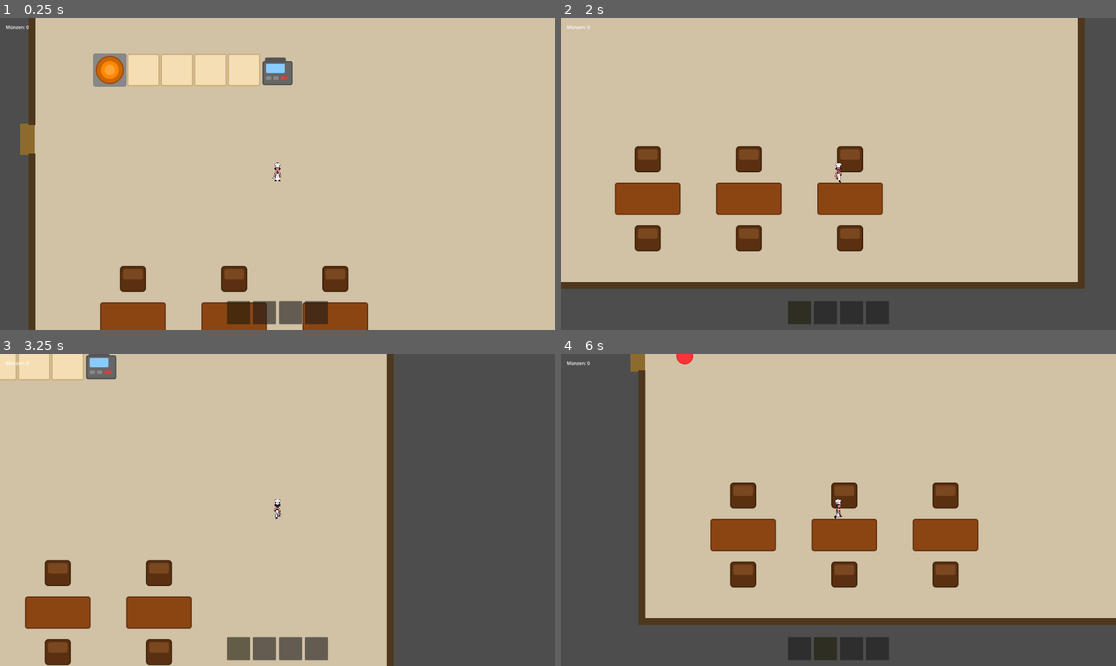
Above: before the commit, frames 1-4 (two rows, left to right).
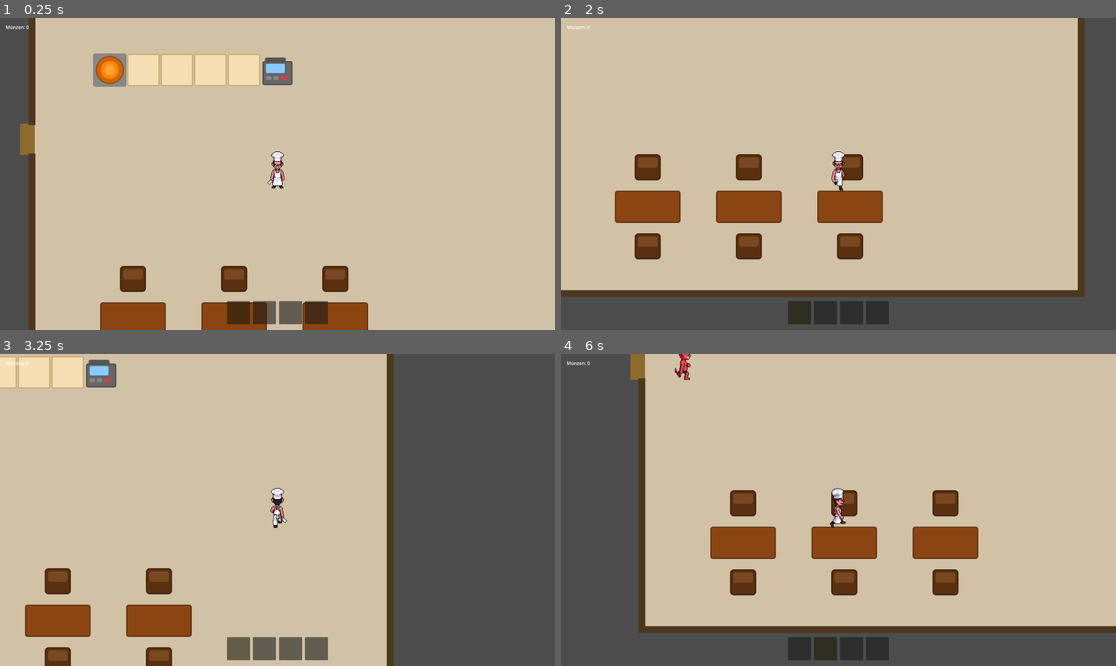
Above: after the commit, the same moments.

Repository: Grakvaloth/be-your-own-food
Game: Godot game, scene res://scenes/Main.tscn
Same seed, same stepped clock (60 frames per second), same inputs: the game is played once before the commit and once after it.
Inputs (mouse positions are in pixels of both pictures, inside the frame that each line leads up to):
- Up to frame 1 (0.25 s): no input
- Up to frame 2 (2 s): tap Enter at 0.5 s; move the mouse to (960, 158) at 0.52 s; hold D (menu_right) 0.53-1.28 s; tap Space (attack) at 0.6 s; move the mouse to (727, 189) at 1.27 s; hold S (menu_down) from 1.28 s (still down); tap E (interact) at 1.35 s
- Up to frame 3 (3.25 s): move the mouse to (333, 441) at 2.02 s; release S (menu_down) at 2.03 s; hold D (menu_right) 2.03-2.78 s; tap Q (interact_alt) at 2.1 s; move the mouse to (249, 572) at 2.77 s; hold W (menu_up) from 2.78 s (still down); tap F (open_fridge) at 2.85 s
- Up to frame 4 (6 s): move the mouse to (1005, 556) at 3.52 s; release W (menu_up) at 3.53 s; hold A (menu_left) 3.53-5.03 s; tap one key every 0.75 s from 3.6 s: Mouse wheel down (scroll_down) Mouse wheel up (scroll_up) 1 (slot_1) 2 (slot_2); move the mouse to (672, 463) at 4.27 s; move the mouse to (866, 510) at 5.02 s; hold S (menu_down) 5.03-5.78 s; move the mouse to (755, 432) at 5.77 s; hold D (menu_right) from 5.78 s (still down)

The runs differ from the first frame. In frame 1, 0.2% of the frame differs, in the area x 48-52%, y 42-55%; in frame 2, 9.1%, in the area x 0-95%, y 40-90%; in frame 3, 4.0%; in frame 4, 8.8%.

Commit message:
Add animated guest sprite, double player and guest size
- Gast-Sprite: AnimatedSprite2D mit idle/walk in 4 Richtungen (92x92px, 2x skaliert)
- Toter Gast dreht sich 90° (liegend), grau → braun wenn nicht mehr frisch
- Kollisionsradien verdoppelt: Gast und Player 28→56
- Player: InteractArea 60→120, AttackArea 60→120, Angriffs-Offsets 70→140
- Assets aus Small_cute_demon_monster_restaurant_guest_cartoon kopiert

Co-Authored-By: Claude Sonnet 4.6 <noreply@anthropic.com>

Diff:
--- /dev/null
+++ b/assets/guest_sprite/guest_frames.tres
@@ -0,0 +1,157 @@
+[gd_resource type="SpriteFrames" load_steps=29 format=3]
+
+[ext_resource type="Texture2D" path="res://assets/guest_sprite/rotations/south.png" id="1"]
+[ext_resource type="Texture2D" path="res://assets/guest_sprite/rotations/north.png" id="2"]
+[ext_resource type="Texture2D" path="res://assets/guest_sprite/rotations/east.png" id="3"]
+[ext_resource type="Texture2D" path="res://assets/guest_sprite/rotations/west.png" id="4"]
+[ext_resource type="Texture2D" path="res://assets/guest_sprite/animations/animation-04527d1d/east/frame_000.png" id="5"]
+[ext_resource type="Texture2D" path="res://assets/guest_sprite/animations/animation-04527d1d/east/frame_001.png" id="6"]
+[ext_resource type="Texture2D" path="res://assets/guest_sprite/animations/animation-04527d1d/east/frame_002.png" id="7"]
+[ext_resource type="Texture2D" path="res://assets/guest_sprite/animations/animation-04527d1d/east/frame_003.png" id="8"]
+[ext_resource type="Texture2D" path="res://assets/guest_sprite/animations/animation-04527d1d/east/frame_004.png" id="9"]
+[ext_resource type="Texture2D" path="res://assets/guest_sprite/animations/animation-04527d1d/east/frame_005.png" id="10"]
+[ext_resource type="Texture2D" path="res://assets/guest_sprite/animations/animation-04527d1d/south/frame_000.png" id="11"]
+[ext_resource type="Texture2D" path="res://assets/guest_sprite/animations/animation-04527d1d/south/frame_001.png" id="12"]
+[ext_resource type="Texture2D" path="res://assets/guest_sprite/animations/animation-04527d1d/south/frame_002.png" id="13"]
+[ext_resource type="Texture2D" path="res://assets/guest_sprite/animations/animation-04527d1d/south/frame_003.png" id="14"]
+[ext_resource type="Texture2D" path="res://assets/guest_sprite/animations/animation-04527d1d/south/frame_004.png" id="15"]
+[ext_resource type="Texture2D" path="res://assets/guest_sprite/animations/animation-04527d1d/south/frame_005.png" id="16"]
+[ext_resource type="Texture2D" path="res://assets/guest_sprite/animations/animation-04527d1d/north/frame_000.png" id="17"]
+[ext_resource type="Texture2D" path="res://assets/guest_sprite/animations/animation-04527d1d/north/frame_001.png" id="18"]
+[ext_resource type="Texture2D" path="res://assets/guest_sprite/animations/animation-04527d1d/north/frame_002.png" id="19"]
+[ext_resource type="Texture2D" path="res://assets/guest_sprite/animations/animation-04527d1d/north/frame_003.png" id="20"]
+[ext_resource type="Texture2D" path="res://assets/guest_sprite/animations/animation-04527d1d/north/frame_004.png" id="21"]
+[ext_resource type="Texture2D" path="res://assets/guest_sprite/animations/animation-04527d1d/north/frame_005.png" id="22"]
+[ext_resource type="Texture2D" path="res://assets/guest_sprite/animations/animation-04527d1d/west/frame_000.png" id="23"]
+[ext_resource type="Texture2D" path="res://assets/guest_sprite/animations/animation-04527d1d/west/frame_001.png" id="24"]
+[ext_resource type="Texture2D" path="res://assets/guest_sprite/animations/animation-04527d1d/west/frame_002.png" id="25"]
+[ext_resource type="Texture2D" path="res://assets/guest_sprite/animations/animation-04527d1d/west/frame_003.png" id="26"]
+[ext_resource type="Texture2D" path="res://assets/guest_sprite/animations/animation-04527d1d/west/frame_004.png" id="27"]
+[ext_resource type="Texture2D" path="res://assets/guest_sprite/animations/animation-04527d1d/west/frame_005.png" id="28"]
+
+[resource]
+animations = [{
+"frames": [{
+"duration": 1.0,
+"texture": ExtResource("3")
+}],
+"loop": true,
+"name": &"idle_east",
+"speed": 1.0
+}, {
+"frames": [{
+"duration": 1.0,
+"texture": ExtResource("2")
+}],
+"loop": true,
+"name": &"idle_north",
+"speed": 1.0
+}, {
+"frames": [{
+"duration": 1.0,
+"texture": ExtResource("1")
+}],
+"loop": true,
+"name": &"idle_south",
+"speed": 1.0
+}, {
+"frames": [{
+"duration": 1.0,
+"texture": ExtResource("4")
+}],
+"loop": true,
+"name": &"idle_west",
+"speed": 1.0
+}, {
+"frames": [{
+"duration": 1.0,
+"texture": ExtResource("5")
+}, {
+"duration": 1.0,
+"texture": ExtResource("6")
+}, {
+"duration": 1.0,
+"texture": ExtResource("7")
+}, {
+"duration": 1.0,
+"texture": ExtResource("8")
+}, {
+"duration": 1.0,
+"texture": ExtResource("9")
+}, {
+"duration": 1.0,
+"texture": ExtResource("10")
+}],
+"loop": true,
+"name": &"walk_east",
+"speed": 8.0
+}, {
+"frames": [{
+"duration": 1.0,
+"texture": ExtResource("17")
+}, {
+"duration": 1.0,
+"texture": ExtResource("18")
+}, {
+"duration": 1.0,
+"texture": ExtResource("19")
+}, {
+"duration": 1.0,
+"texture": ExtResource("20")
+}, {
+"duration": 1.0,
+"texture": ExtResource("21")
+}, {
+"duration": 1.0,
+"texture": ExtResource("22")
+}],
+"loop": true,
+"name": &"walk_north",
+"speed": 8.0
+}, {
+"frames": [{
+"duration": 1.0,
+"texture": ExtResource("11")
+}, {
+"duration": 1.0,
+"texture": ExtResource("12")
+}, {
+"duration": 1.0,
+"texture": ExtResource("13")
+}, {
+"duration": 1.0,
+"texture": ExtResource("14")
+}, {
+"duration": 1.0,
+"texture": ExtResource("15")
+}, {
+"duration": 1.0,
+"texture": ExtResource("16")
+}],
+"loop": true,
+"name": &"walk_south",
+"speed": 8.0
+}, {
+"frames": [{
+"duration": 1.0,
+"texture": ExtResource("23")
+}, {
+"duration": 1.0,
+"texture": ExtResource("24")
+}, {
+"duration": 1.0,
+"texture": ExtResource("25")
+}, {
+"duration": 1.0,
+"texture": ExtResource("26")
+}, {
+"duration": 1.0,
+"texture": ExtResource("27")
+}, {
+"duration": 1.0,
+"texture": ExtResource("28")
+}],
+"loop": true,
+"name": &"walk_west",
+"speed": 8.0
+}]
--- /dev/null
+++ b/assets/guest_sprite/metadata.json
@@ -0,0 +1,61 @@
+{
+  "character": {
+    "id": "cda781de-2721-4cae-b2e8-00a25fca32f3",
+    "name": "Small cute demon monster restaurant guest, cartoon comic style, tiny horns, big hungry eyes, sitting pose, 2D game sprite, transparent background, 64x64 pixels, multiple animation frames: idle, walk, sit",
+    "prompt": "Small cute demon monster restaurant guest, cartoon comic style, tiny horns, big hungry eyes, sitting pose, 2D game sprite, transparent background, 64x64 pixels, multiple animation frames: idle, walk, sit",
+    "size": {
+      "width": 92,
+      "height": 92
+    },
+    "template_id": "mannequin",
+    "directions": 4,
+    "view": "high top-down",
+    "created_at": "2026-04-18T11:54:58.418096+00:00"
+  },
+  "frames": {
+    "rotations": {
+      "south": "rotations/south.png",
+      "west": "rotations/west.png",
+      "east": "rotations/east.png",
+      "north": "rotations/north.png"
+    },
+    "animations": {
+      "animation-04527d1d": {
+        "east": [
+          "animations/animation-04527d1d/east/frame_000.png",
+          "animations/animation-04527d1d/east/frame_001.png",
+          "animations/animation-04527d1d/east/frame_002.png",
+          "animations/animation-04527d1d/east/frame_003.png",
+          "animations/animation-04527d1d/east/frame_004.png",
+          "animations/animation-04527d1d/east/frame_005.png"
+        ],
+        "west": [
+          "animations/animation-04527d1d/west/frame_000.png",
+          "animations/animation-04527d1d/west/frame_001.png",
+          "animations/animation-04527d1d/west/frame_002.png",
+          "animations/animation-04527d1d/west/frame_003.png",
+          "animations/animation-04527d1d/west/frame_004.png",
+          "animations/animation-04527d1d/west/frame_005.png"
+        ],
+        "north": [
+          "animations/animation-04527d1d/north/frame_000.png",
+          "animations/animation-04527d1d/north/frame_001.png",
+          "animations/animation-04527d1d/north/frame_002.png",
+          "animations/animation-04527d1d/north/frame_003.png",
+          "animations/animation-04527d1d/north/frame_004.png",
+          "animations/animation-04527d1d/north/frame_005.png"
+        ],
+        "south": [
+          "animations/animation-04527d1d/south/frame_000.png",
+          "animations/animation-04527d1d/south/frame_001.png",
+          "animations/animation-04527d1d/south/frame_002.png",
+          "animations/animation-04527d1d/south/frame_003.png",
+          "animations/animation-04527d1d/south/frame_004.png",
+          "animations/animation-04527d1d/south/frame_005.png"
+        ]
+      }
+    }
+  },
+  "export_version": "2.0",
+  "export_date": "2026-04-18T12:05:58.624287"
+}
--- a/scenes/Guest.tscn
+++ b/scenes/Guest.tscn
@@ -1,6 +1,6 @@
 [gd_scene load_steps=8 format=3]
 
-[ext_resource type="Texture2D" path="res://assets/guest.svg" id="1_guest1"]
+[ext_resource type="SpriteFrames" path="res://assets/guest_sprite/guest_frames.tres" id="1_guest1"]
 [ext_resource type="Script" path="res://scripts/guest.gd" id="2_guest1"]
 [ext_resource type="Texture2D" path="res://assets/order_bubble.svg" id="3_guest1"]
 [ext_resource type="Texture2D" path="res://assets/bun.svg" id="4_guest1"]
@@ -9,15 +9,18 @@
 [ext_resource type="Script" path="res://scripts/cook_bar.gd" id="7_guest1"]
 
 [sub_resource type="CircleShape2D" id="CircleShape2D_guest1"]
-radius = 28.0
+radius = 56.0
 
 [node name="Guest" type="CharacterBody2D"]
 collision_layer = 4
 collision_mask = 2
 script = ExtResource("2_guest1")
 
-[node name="Sprite2D" type="Sprite2D" parent="."]
-texture = ExtResource("1_guest1")
+[node name="AnimatedSprite2D" type="AnimatedSprite2D" parent="."]
+scale = Vector2(2, 2)
+sprite_frames = ExtResource("1_guest1")
+animation = &"idle_south"
+autoplay = "idle_south"
 
 [node name="CollisionShape2D" type="CollisionShape2D" parent="."]
 shape = SubResource("CircleShape2D_guest1")
@@ -28,7 +31,7 @@
 target_desired_distance = 24.0
 
 [node name="OrderBubble" type="Node2D" parent="."]
-position = Vector2(0, -64)
+position = Vector2(0, -128)
 visible = false
 
 [node name="Bubble" type="Sprite2D" parent="OrderBubble"]
@@ -56,11 +59,11 @@
 visible = false
 
 [node name="TimerBar" type="Node2D" parent="."]
-position = Vector2(0, 50)
+position = Vector2(0, 70)
 script = ExtResource("7_guest1")
 visible = false
 
 [node name="FreshnessBar" type="Node2D" parent="."]
-position = Vector2(0, 62)
+position = Vector2(0, 86)
 script = ExtResource("7_guest1")
 visible = false
--- a/scenes/Player.tscn
+++ b/scenes/Player.tscn
@@ -4,13 +4,13 @@
 [ext_resource type="Script" path="res://scripts/player.gd" id="2_play1"]
 
 [sub_resource type="CircleShape2D" id="CircleShape2D_play1"]
-radius = 28.0
+radius = 56.0
 
 [sub_resource type="CircleShape2D" id="CircleShape2D_play2"]
-radius = 60.0
+radius = 120.0
 
 [sub_resource type="RectangleShape2D" id="RectShape_attack"]
-size = Vector2(60, 60)
+size = Vector2(120, 120)
 
 [node name="Player" type="CharacterBody2D"]
 collision_layer = 1
@@ -18,6 +18,7 @@
 script = ExtResource("2_play1")
 
 [node name="AnimatedSprite2D" type="AnimatedSprite2D" parent="."]
+scale = Vector2(2, 2)
 sprite_frames = ExtResource("1_play1")
 animation = &"idle_south"
 autoplay = "idle_south"
--- a/scripts/guest.gd
+++ b/scripts/guest.gd
@@ -20,6 +20,9 @@
 var _freshness := FRESHNESS_DURATION
 var _served := false
 var _at_aisle := false
+var _facing := "south"
+
+@onready var _anim: AnimatedSprite2D = $AnimatedSprite2D
 
 func _ready() -> void:
 	$OrderBubble.visible = false
@@ -33,6 +36,7 @@
 		State.WAITING:
 			velocity = Vector2.ZERO
 			move_and_slide()
+			_update_animation(false)
 			if queue_index == 0:
 				_wait_timer -= delta
 				_update_timer_bar()
@@ -41,6 +45,7 @@
 		State.EATING:
 			velocity = Vector2.ZERO
 			move_and_slide()
+			_update_animation(false)
 			_wait_timer -= delta
 			_update_timer_bar()
 			if _wait_timer <= 0.0:
@@ -48,6 +53,7 @@
 		State.DINING:
 			velocity = Vector2.ZERO
 			move_and_slide()
+			_update_animation(false)
 			_eat_timer -= delta
 			if _eat_timer <= 0.0:
 				$FoodSprite.visible = false
@@ -60,6 +66,11 @@
 				_freshness -= delta
 				_update_freshness_bar()
 
+func _update_animation(moving: bool) -> void:
+	if state == State.DEAD:
+		return
+	_anim.play(("walk_" if moving else "idle_") + _facing)
+
 func take_damage(amount: int) -> void:
 	if state == State.DEAD:
 		return
@@ -76,7 +87,9 @@
 	$OrderBubble.visible = false
 	$FoodSprite.visible = false
 	$TimerBar.visible = false
-	$Sprite2D.modulate = Color(0.4, 0.4, 0.4)
+	_anim.play("idle_" + _facing)
+	_anim.rotation = PI / 2.0
+	_anim.modulate = Color(0.4, 0.4, 0.4)
 	$FreshnessBar.visible = true
 	$FreshnessBar.update_bar(FRESHNESS_DURATION, Color(0.3, 0.8, 0.3), FRESHNESS_DURATION)
 	state = State.DEAD
@@ -86,7 +99,7 @@
 	var col := Color(0.8, 0.2, 0.0).lerp(Color(0.3, 0.8, 0.3), ratio)
 	$FreshnessBar.update_bar(_freshness, col, FRESHNESS_DURATION)
 	if _freshness <= 0:
-		$Sprite2D.modulate = Color(0.5, 0.25, 0.0)
+		_anim.modulate = Color(0.5, 0.25, 0.0)
 
 func can_interact(player: CharacterBody2D) -> bool:
 	if state == State.DEAD:
@@ -129,13 +142,21 @@
 	state = State.WALKING_TO_TABLE
 
 func _step_toward(pos: Vector2) -> void:
+	var dir := (pos - global_position).normalized()
+	if abs(dir.x) >= abs(dir.y):
+		_facing = "east" if dir.x > 0 else "west"
+	else:
+		_facing = "south" if dir.y > 0 else "north"
+
 	if global_position.distance_to(pos) < 16.0:
 		velocity = Vector2.ZERO
 		move_and_slide()
+		_update_animation(false)
 		_on_reached()
 		return
-	velocity = (pos - global_position).normalized() * SPEED
+	velocity = dir * SPEED
 	move_and_slide()
+	_update_animation(true)
 
 func _on_reached() -> void:
 	match state:
--- a/scripts/player.gd
+++ b/scripts/player.gd
@@ -6,10 +6,10 @@
 const TEMP_THRESHOLD := 1.0 / 3.0
 
 const ATTACK_OFFSETS := {
-	"south": Vector2(0, 70),
-	"north": Vector2(0, -70),
-	"east": Vector2(70, 0),
-	"west": Vector2(-70, 0),
+	"south": Vector2(0, 140),
+	"north": Vector2(0, -140),
+	"east": Vector2(140, 0),
+	"west": Vector2(-140, 0),
 }
 
 var inventory: Array[String] = ["", "", "", ""]
Binary file added: assets/guest_sprite/animations/animation-04527d1d/east/frame_000.png
Binary file added: assets/guest_sprite/animations/animation-04527d1d/east/frame_001.png
Binary file added: assets/guest_sprite/animations/animation-04527d1d/east/frame_002.png
Binary file added: assets/guest_sprite/animations/animation-04527d1d/east/frame_003.png
Binary file added: assets/guest_sprite/animations/animation-04527d1d/east/frame_004.png
Binary file added: assets/guest_sprite/animations/animation-04527d1d/east/frame_005.png
Binary file added: assets/guest_sprite/animations/animation-04527d1d/north/frame_000.png
Binary file added: assets/guest_sprite/animations/animation-04527d1d/north/frame_001.png
Binary file added: assets/guest_sprite/animations/animation-04527d1d/north/frame_002.png
Binary file added: assets/guest_sprite/animations/animation-04527d1d/north/frame_003.png
Binary file added: assets/guest_sprite/animations/animation-04527d1d/north/frame_004.png
Binary file added: assets/guest_sprite/animations/animation-04527d1d/north/frame_005.png
(and 16 more such lines)
